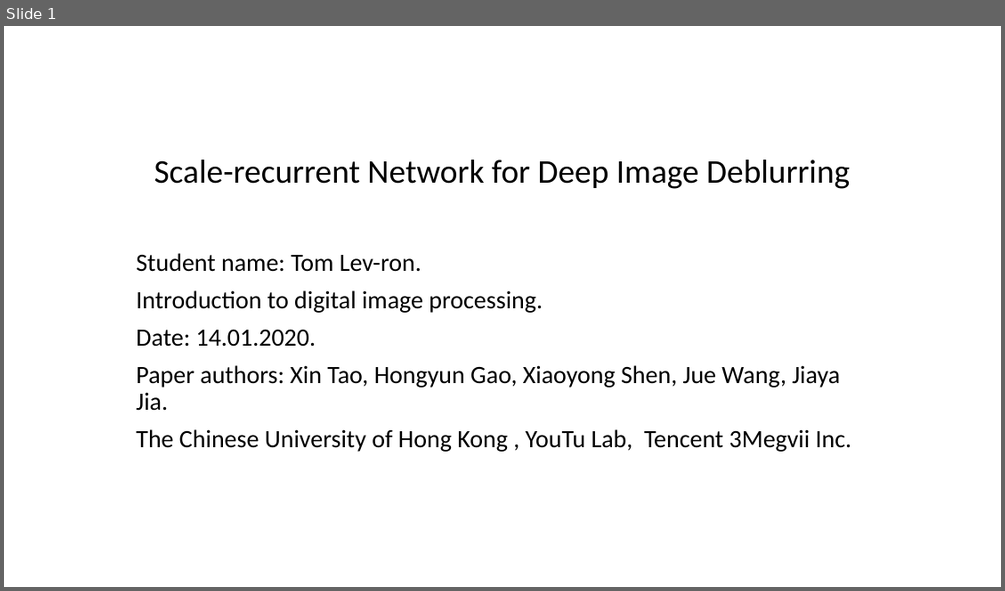
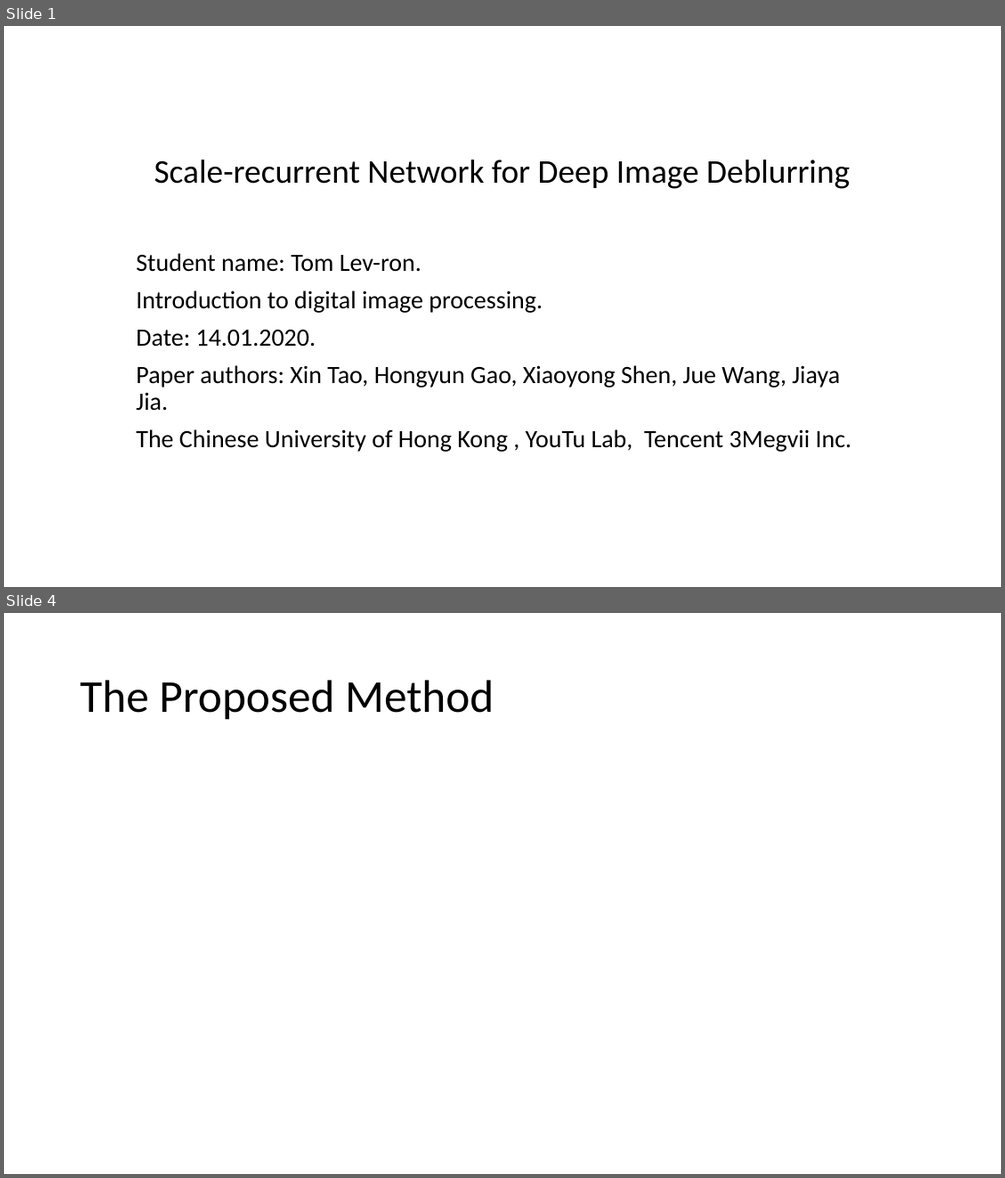
Before and after one commit to Tomlevron/Digital-image-processing, a slide deck: Slideshow/Scale-recurrent network for deblurring.pptx. Shown one above the other, each under a label of ours: slide 1 before the commit, slides 1 and 4 after it; the slides between them are not shown. The pictures are 1005x591 and 1005x1178 pixels, drawn with LibreOffice and Linux fonts; fonts in the diff are those of the drawing. Boxes give left, top, right and bottom in pixels: in the first picture for what was removed or moved away, otherwise in the second. Text is boxed around its words. In the diff, an @@ line names an element or a change of style, - is before the commit and + after.

```diff
--- a/Slideshow/Scale-recurrent network for deblurring.pptx
+++ b/Slideshow/Scale-recurrent network for deblurring.pptx
@@ slide 4 added at bbox=[4, 613, 1001, 1174], background #FFFFFF @@
@@ title added at bbox=[80, 680, 494, 720], 44 pt, text #000000 @@
+The Proposed Method
```
Also in this commit, not shown: 2 other slides added, 1 slide removed.
